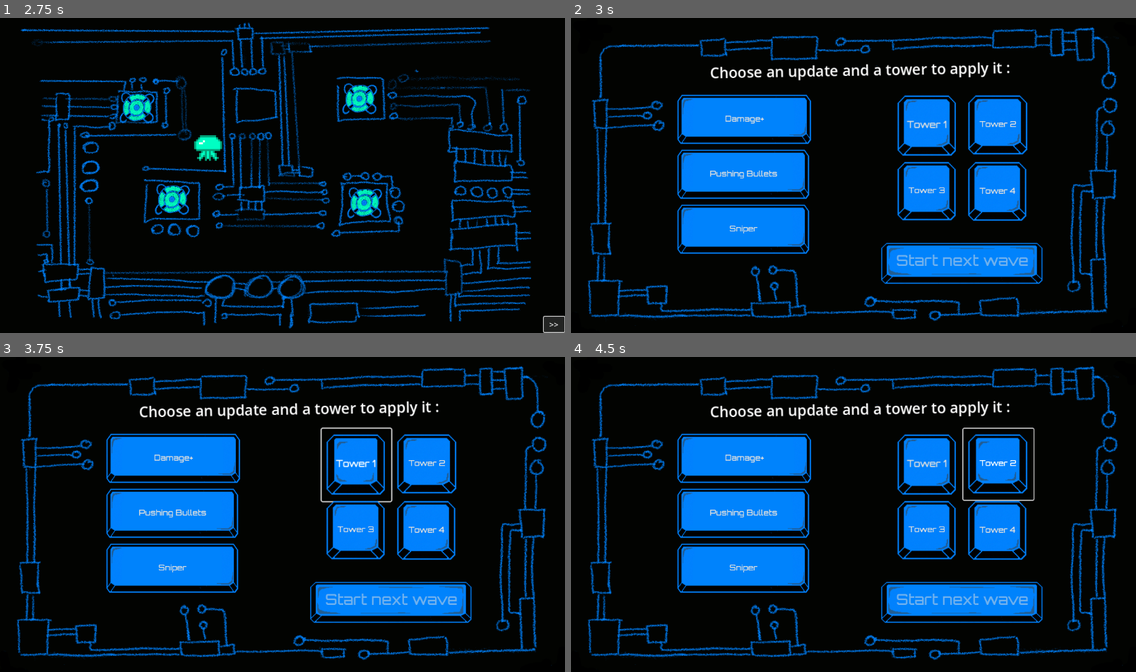
Above: before the commit, frames 1-4 (two rows, left to right).
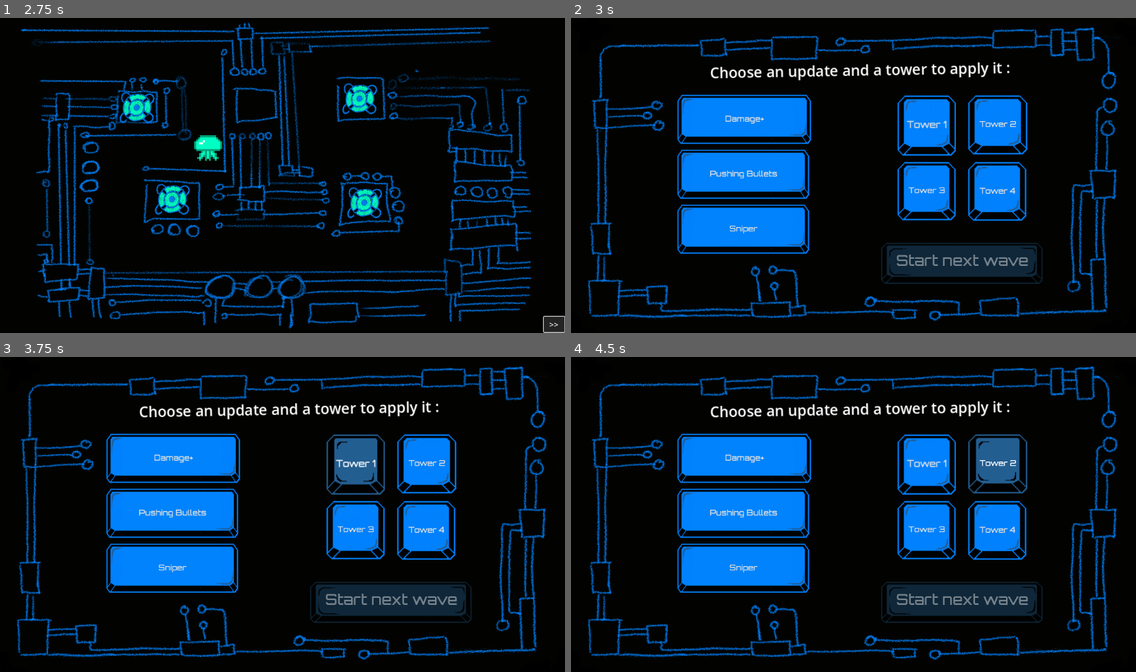
Above: after the commit, the same moments.

Repository: pbagnoud/minijam183
Game: Godot game, scene res://Scenes/main.tscn
Two runs of this game, one before a commit and one after it. Both use one fixed random seed, a clock stepped at 60 frames per second and the inputs below.
Inputs:
- Up to frame 1 (2.75 s): click "Understood !" at 0.5 s; click ">>" at 1.25 s; click ">>" at 2 s
- Up to frame 2 (3 s): click ">>" at 2.75 s
- Up to frame 3 (3.75 s): click "Tower 1" at 3.5 s
- Up to frame 4 (4.5 s): click "Tower 2" at 4.25 s

Frame 1 is identical in both runs. In frame 2, 3.1% of the frame differs, in the area x 54-84%, y 71-85%; in frame 3, 4.7%, in the area x 54-84%, y 22-85%; in frame 4, 4.6%.

Commit message:
FINAL BUTTONS

Diff:
--- a/minijam183/Assets/Themes/nice_buttons.tres
+++ b/minijam183/Assets/Themes/nice_buttons.tres
@@ -7,27 +7,9 @@
 [sub_resource type="StyleBoxTexture" id="StyleBoxTexture_r8ti0"]
 texture = ExtResource("3_iesmd")
 region_rect = Rect2(1, 1, 100, 100)
+modulate_color = Color(1, 1, 1, 0.745098)
 
-[sub_resource type="StyleBoxFlat" id="StyleBoxFlat_gqxai"]
-content_margin_left = 4.0
-content_margin_top = 4.0
-content_margin_right = 4.0
-content_margin_bottom = 4.0
-bg_color = Color(1, 1, 1, 0.75)
-draw_center = false
-border_width_left = 2
-border_width_top = 2
-border_width_right = 2
-border_width_bottom = 2
-corner_radius_top_left = 3
-corner_radius_top_right = 3
-corner_radius_bottom_right = 3
-corner_radius_bottom_left = 3
-corner_detail = 5
-expand_margin_left = 2.0
-expand_margin_top = 2.0
-expand_margin_right = 2.0
-expand_margin_bottom = 2.0
+[sub_resource type="StyleBoxEmpty" id="StyleBoxEmpty_t40ln"]
 
 [sub_resource type="StyleBoxTexture" id="StyleBoxTexture_gqxai"]
 texture = ExtResource("4_gqxai")
@@ -42,15 +24,15 @@
 region_rect = Rect2(1, 1, 100, 100)
 
 [resource]
-Button/colors/font_color = Color(0.875, 0.875, 0.875, 1)
+Button/colors/font_color = Color(0.87451, 0.87451, 0.87451, 1)
 Button/colors/font_disabled_color = Color(0.875, 0.875, 0.875, 0.5)
-Button/colors/font_focus_color = Color(0.95, 0.95, 0.95, 1)
+Button/colors/font_focus_color = Color(0.94902, 0.94902, 0.94902, 0)
 Button/colors/font_hover_color = Color(0.95, 0.95, 0.95, 1)
 Button/colors/font_hover_pressed_color = Color(1, 1, 1, 1)
 Button/colors/font_outline_color = Color(0, 0, 0, 1)
 Button/colors/font_pressed_color = Color(1, 1, 1, 1)
 Button/colors/icon_disabled_color = Color(1, 1, 1, 0.4)
-Button/colors/icon_focus_color = Color(1, 1, 1, 1)
+Button/colors/icon_focus_color = Color(1, 1, 1, 0)
 Button/colors/icon_hover_color = Color(1, 1, 1, 1)
 Button/colors/icon_hover_pressed_color = Color(1, 1, 1, 1)
 Button/colors/icon_normal_color = Color(1, 1, 1, 1)
@@ -62,7 +44,7 @@
 Button/font_sizes/font_size = 16
 Button/fonts/font = ExtResource("1_r8ti0")
 Button/styles/disabled = SubResource("StyleBoxTexture_r8ti0")
-Button/styles/focus = SubResource("StyleBoxFlat_gqxai")
+Button/styles/focus = SubResource("StyleBoxEmpty_t40ln")
 Button/styles/hover = SubResource("StyleBoxTexture_gqxai")
 Button/styles/normal = SubResource("StyleBoxTexture_iygcq")
 Button/styles/pressed = SubResource("StyleBoxTexture_iesmd")
--- a/minijam183/Assets/Themes/nice_buttons_long.tres
+++ b/minijam183/Assets/Themes/nice_buttons_long.tres
@@ -7,27 +7,9 @@
 [sub_resource type="StyleBoxTexture" id="StyleBoxTexture_r8ti0"]
 texture = ExtResource("3_84gqy")
 region_rect = Rect2(1.5, -1.5, 320, 128)
+modulate_color = Color(1, 1, 1, 0.392157)
 
-[sub_resource type="StyleBoxFlat" id="StyleBoxFlat_gqxai"]
-content_margin_left = 4.0
-content_margin_top = 4.0
-content_margin_right = 4.0
-content_margin_bottom = 4.0
-bg_color = Color(1, 1, 1, 0.75)
-draw_center = false
-border_width_left = 2
-border_width_top = 2
-border_width_right = 2
-border_width_bottom = 2
-corner_radius_top_left = 3
-corner_radius_top_right = 3
-corner_radius_bottom_right = 3
-corner_radius_bottom_left = 3
-corner_detail = 5
-expand_margin_left = 2.0
-expand_margin_top = 2.0
-expand_margin_right = 2.0
-expand_margin_bottom = 2.0
+[sub_resource type="StyleBoxEmpty" id="StyleBoxEmpty_v653w"]
 
 [sub_resource type="StyleBoxTexture" id="StyleBoxTexture_gqxai"]
 texture = ExtResource("2_v653w")
@@ -44,13 +26,13 @@
 [resource]
 Button/colors/font_color = Color(0.875, 0.875, 0.875, 1)
 Button/colors/font_disabled_color = Color(0.875, 0.875, 0.875, 0.5)
-Button/colors/font_focus_color = Color(0.95, 0.95, 0.95, 1)
+Button/colors/font_focus_color = Color(0.94902, 0.94902, 0.94902, 0)
 Button/colors/font_hover_color = Color(0.95, 0.95, 0.95, 1)
 Button/colors/font_hover_pressed_color = Color(1, 1, 1, 1)
 Button/colors/font_outline_color = Color(0, 0, 0, 1)
 Button/colors/font_pressed_color = Color(1, 1, 1, 1)
 Button/colors/icon_disabled_color = Color(1, 1, 1, 0.4)
-Button/colors/icon_focus_color = Color(1, 1, 1, 1)
+Button/colors/icon_focus_color = Color(1, 1, 1, 0)
 Button/colors/icon_hover_color = Color(1, 1, 1, 1)
 Button/colors/icon_hover_pressed_color = Color(1, 1, 1, 1)
 Button/colors/icon_normal_color = Color(1, 1, 1, 1)
@@ -62,7 +44,7 @@
 Button/font_sizes/font_size = 16
 Button/fonts/font = ExtResource("1_v653w")
 Button/styles/disabled = SubResource("StyleBoxTexture_r8ti0")
-Button/styles/focus = SubResource("StyleBoxFlat_gqxai")
+Button/styles/focus = SubResource("StyleBoxEmpty_v653w")
 Button/styles/hover = SubResource("StyleBoxTexture_gqxai")
 Button/styles/normal = SubResource("StyleBoxTexture_iygcq")
 Button/styles/pressed = SubResource("StyleBoxTexture_iesmd")
Binary file changed: minijam183/Assets/Themes/button_click-0.png
Binary file changed: minijam183/Assets/Themes/button_long_click-1.png
Not shown: 1 places in minijam183/Scenes/main.tscn that only renumber resources
